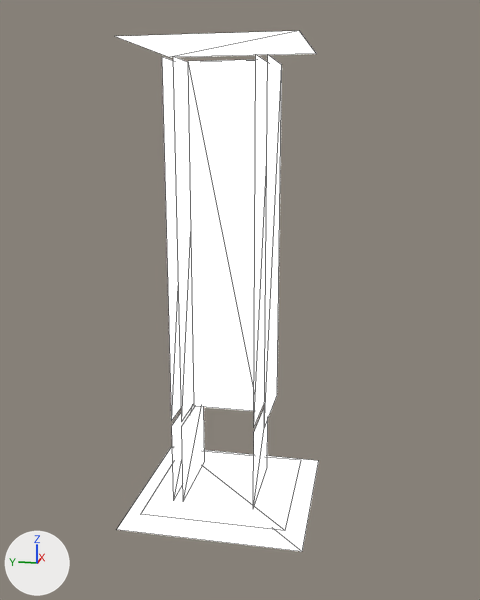
The glTF model design/campus/nodexeus-set-post-2-far.glb, before and after one commit.
Camera for both pictures: a 50 mm camera at (-3.6, -0.8, -0.91) aimed at (0.01, -0.08, -1.81). Arrows for +X, +Y and +Z are at lower left; the lights stay in place. The older version comes first. Mesh edges are drawn as thin lines.

Objects in the first picture: 'set-post-2-far'.
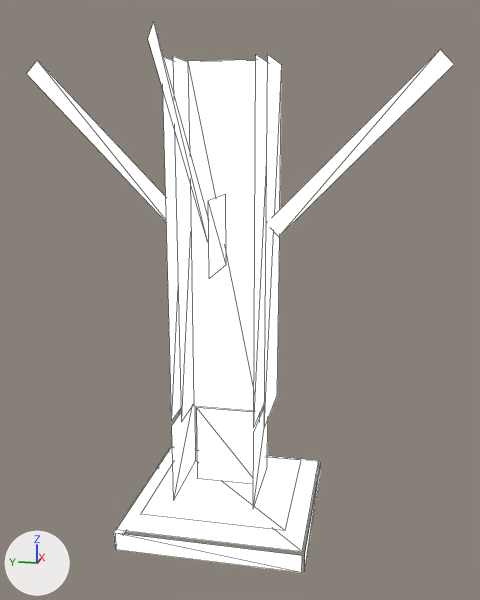
The change, as a diff of the scene's bpy script:
```diff
--- a/design/campus/nodexeus-set-post-2-far.glb.py
+++ b/design/campus/nodexeus-set-post-2-far.glb.py
@@ me_set_post_2_far @@
 # used by ob_set_post_2_far; location = (0.0, 0.0, 0.0)
-me_set_post_2_far.from_pydata(...)  # 48 vertices, 24 faces; spans x -0.51..0.51, y -0.51..0.51, z -3.02..-0.45
+me_set_post_2_far.from_pydata(...)  # 80 vertices, 40 faces; spans x -1.15..1.15, y -1.15..1.15, z -3.14..-0.5
+# me_set_post_2_far part 1: the loose piece of 4 vertices spanning x -0.25..0.25, y 0.21, z -2.97..-2.49 is deleted
+# me_set_post_2_far part 2: the loose piece of 4 vertices spanning x -0.44..0.44, y -0.44..0.44, z -0.45 is deleted
+# me_set_post_2_far part 3
+# 12 vertices are added at x -0.53..0.53, y -0.53..0.53, z -3.14..-2.49
+# 8 new vertices lie (0.0, 0.0, 0.11) away from vertices in x -0.53..0.53, y -0.53..0.53, z -3.14
+# 10 new faces join them
+# me_set_post_2_far part 4
+# 20 vertices are added at x -1.15..1.15, y -1.15..1.15, z -1.59..-0.5
+# 10 new faces join them
 me_set_post_2_far.materials.append(mat_nx_set_post_2_baked)
```

Location of each change, (x1, y1, x2, y2) in pixels of the pictures (480 x 600 px):
'set-post-2-far', reshaped (109% wider): before (115, 31, 319, 552); after (27, 22, 454, 573)
part 1 of me_set_post_2_far, deleted: before (182, 407, 205, 501)
part 2 of me_set_post_2_far, deleted: before (115, 31, 316, 57)
part 3 of me_set_post_2_far, added: after (114, 408, 321, 573)
part 4 of me_set_post_2_far, added: after (27, 22, 454, 279)
